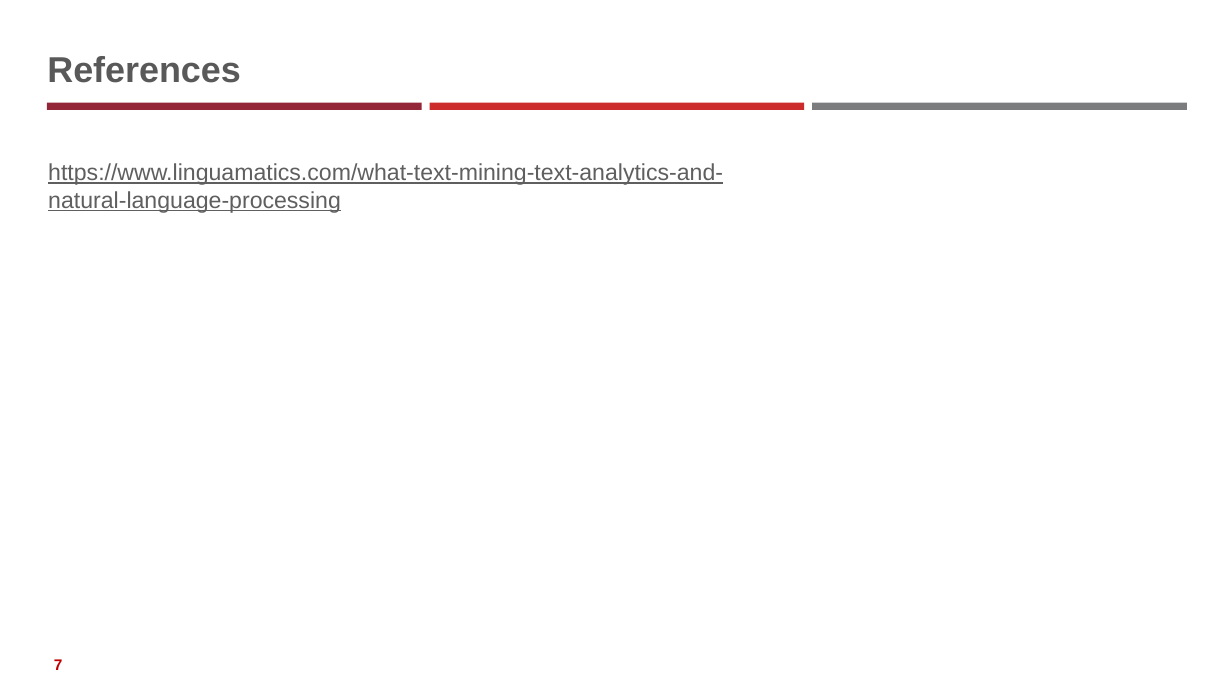
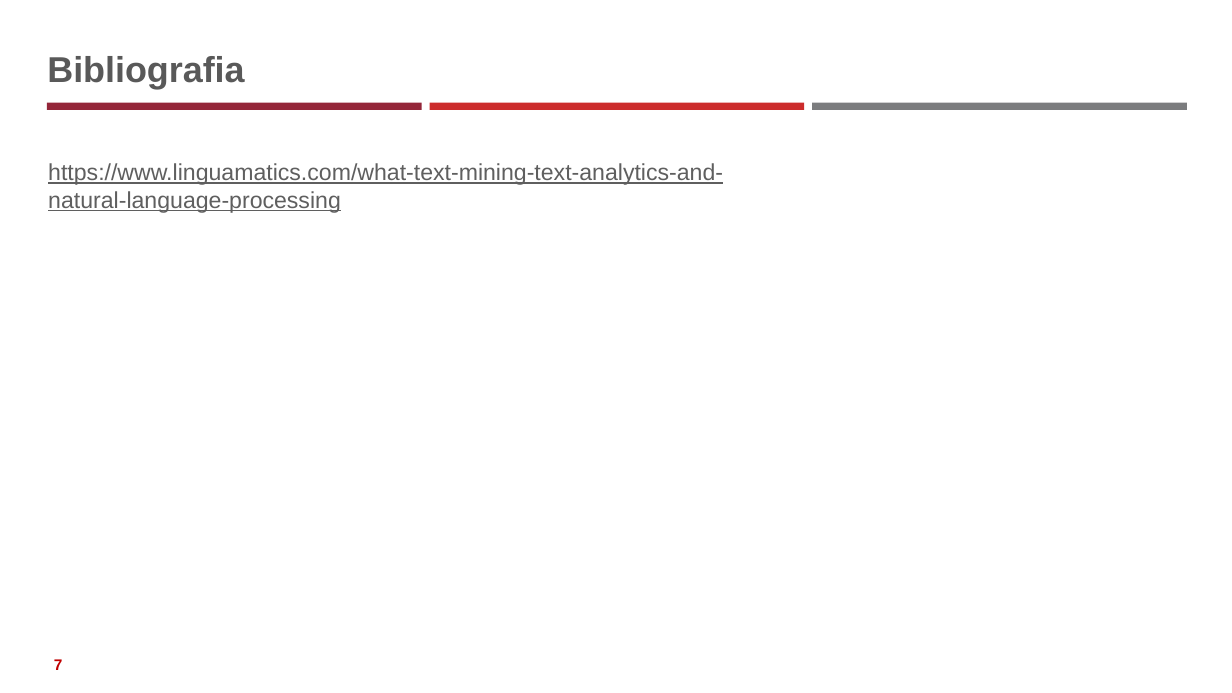
Before and after one commit to neural1977/data_science_interview_material, a slide deck: slide 7 of Text_Mining_ita.pptx. Drawn at 1232x693 pixels with LibreOffice and Linux fonts; fonts in the diff are those of the drawing. Boxes give left, top, right and bottom in pixels: in the first picture for what was removed or moved away, otherwise in the second. Text is boxed around its words. In the diff, an @@ line names an element or a change of style, - is before the commit and + after.

```diff
--- a/Text_Mining_ita.pptx
+++ b/Text_Mining_ita.pptx
@@ title at bbox=[47, 56, 244, 89]: text changed @@
-References
+Bibliografia
```
Also in this commit, not shown: 2 other slides changed, 5 other files.
